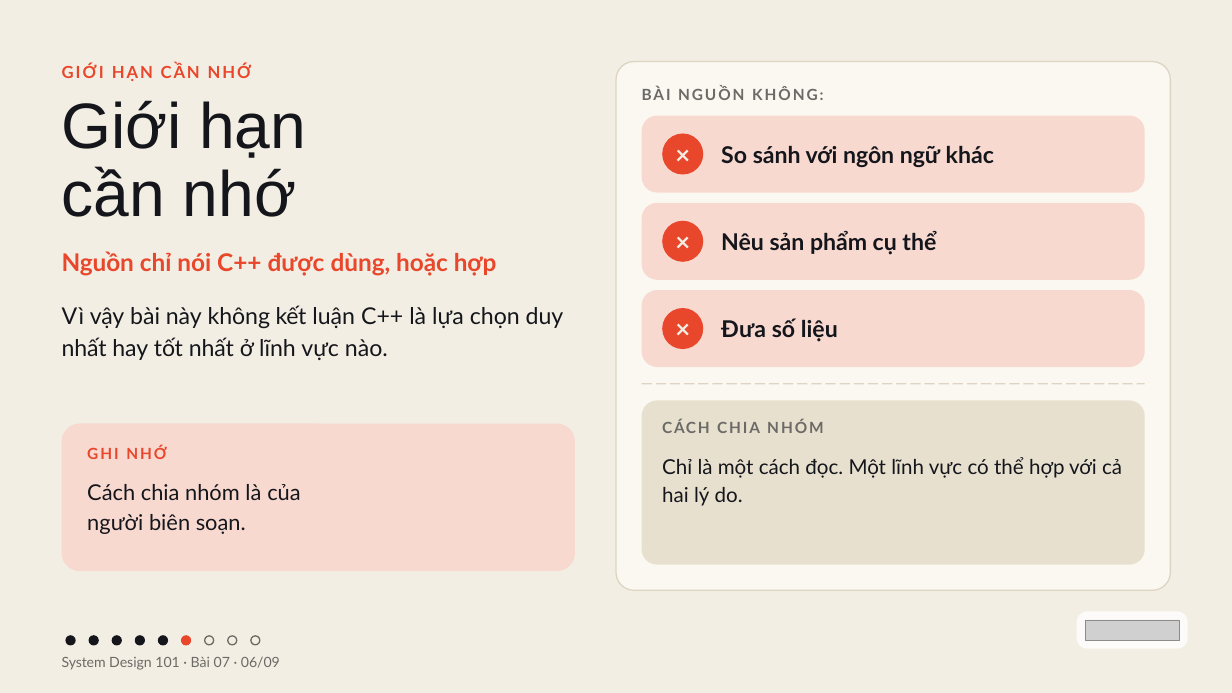
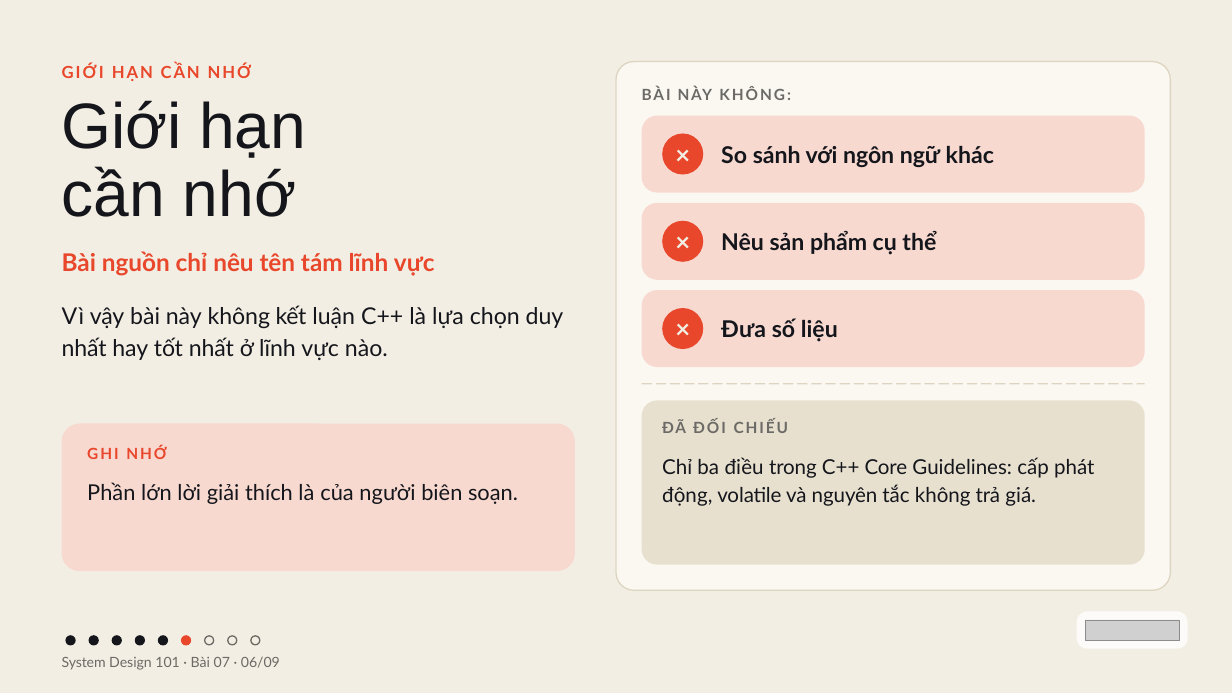
Before and after one commit to vohoailinh90/tool-marketing-studio, a slide deck: slide 6 of system-design-101/vi/lessons/sd-10-007/slides/sd-10-007.pptx. Drawn at 1232x693 pixels with LibreOffice and Linux fonts; fonts in the diff are those of the drawing; grey boxes stand for pictures. Boxes give left, top, right and bottom in pixels: in the first picture for what was removed or moved away, otherwise in the second. Text is boxed around its words. In the diff, an @@ line names an element or a change of style, - is before the commit and + after.

```diff
--- a/system-design-101/vi/lessons/sd-10-007/slides/sd-10-007.pptx
+++ b/system-design-101/vi/lessons/sd-10-007/slides/sd-10-007.pptx
@@ text at (x1=678, y1=86, x2=712, y2=100): text changed @@
-BÀI NGUỒN KHÔNG:
+BÀI NÀY KHÔNG:
@@ text at (x1=62, y1=251, x2=435, y2=276): text changed @@
-Nguồn chỉ nói C++ được dùng, hoặc hợp
+Bài nguồn chỉ nêu tên tám lĩnh vực
@@ text at (x1=662, y1=420, x2=686, y2=433): text changed @@
-CÁCH CHIA NHÓM
+ĐÃ ĐỐI CHIẾU
@@ text at (x1=662, y1=457, x2=1094, y2=506): text changed @@
-Chỉ là một cách đọc. Một lĩnh vực có thể hợp với cả hai lý do.
+Chỉ ba điều trong C++ Core Guidelines: cấp phát động, volatile và nguyên tắc không trả giá.
@@ text at (x1=87, y1=482, x2=518, y2=504): text changed @@
-Cách chia nhóm là của
-người biên soạn.
+Phần lớn lời giải thích là của người biên soạn.
```
Also in this commit, not shown: 8 other slides changed, 4 other files.
